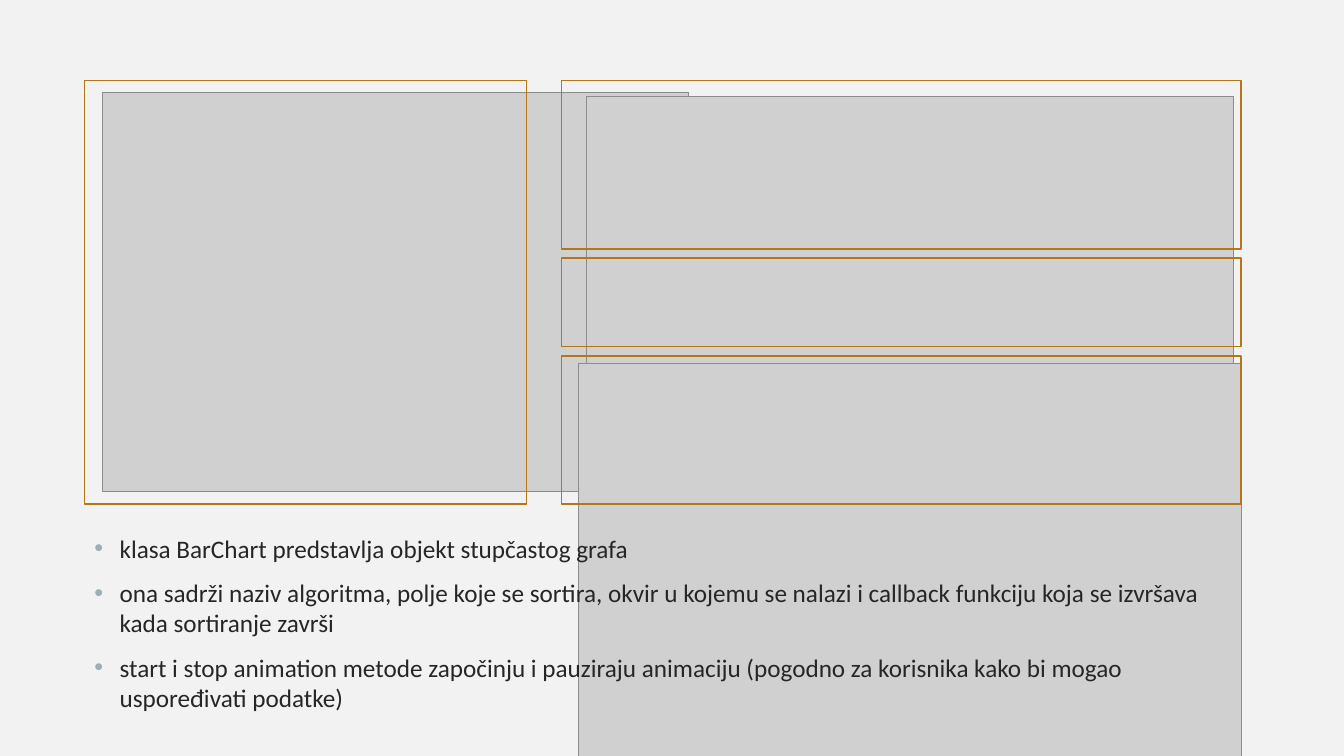
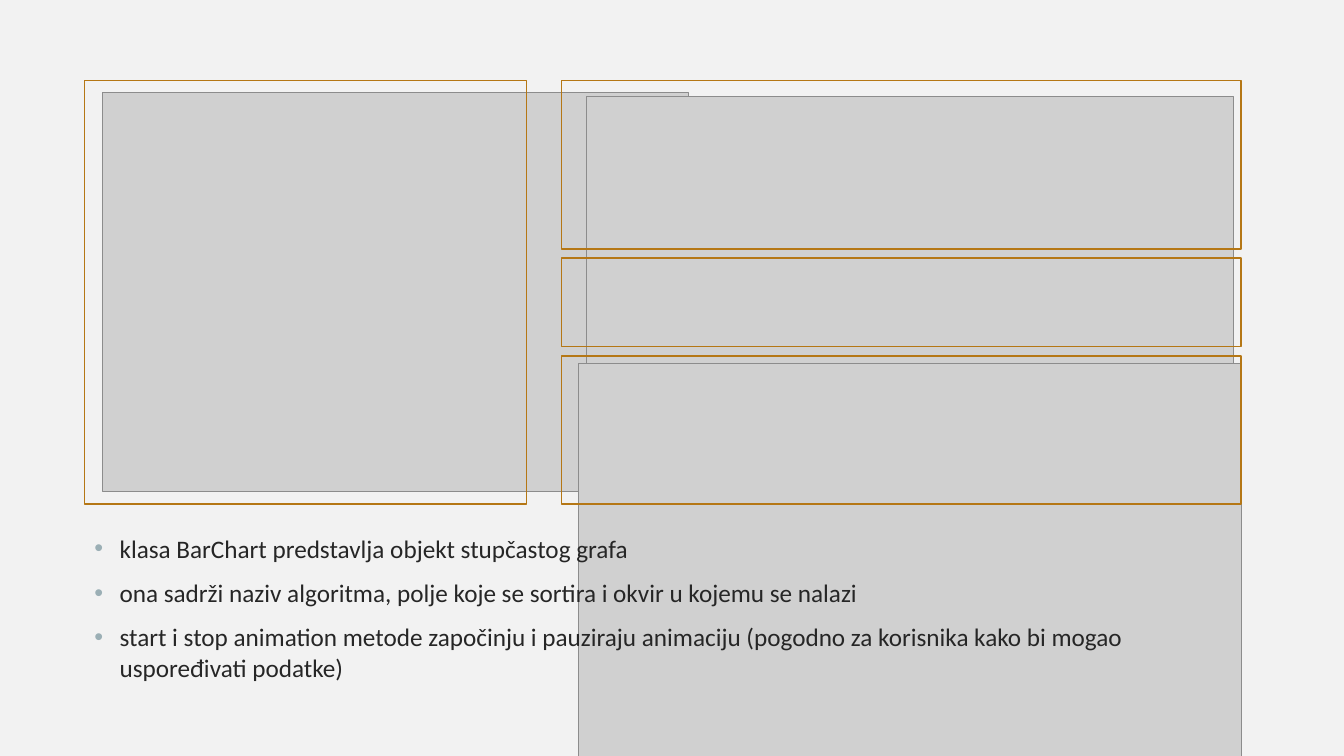
Before and after one commit to brunotot/python-sort-visualizer, a slide deck: slide 10 of Python sort visualizer.pptx. Drawn at 1344x756 pixels with LibreOffice and Linux fonts; fonts in the diff are those of the drawing; grey boxes stand for pictures. Boxes give left, top, right and bottom in pixels: in the first picture for what was removed or moved away, otherwise in the second. Text is boxed around its words. In the diff, an @@ line names an element or a change of style, - is before the commit and + after.

```diff
--- a/Python sort visualizer.pptx
+++ b/Python sort visualizer.pptx
@@ text at (x1=120, y1=582, x2=857, y2=609): text changed @@
-• ona sadrži naziv algoritma, polje koje se sortira, okvir u kojemu se nalazi i callback funkciju koja se izvršava kada sortiranje završi
+• ona sadrži naziv algoritma, polje koje se sortira i okvir u kojemu se nalazi
```
Also in this commit, not shown: 2 slides added, 1 slide removed, 1 other file.
